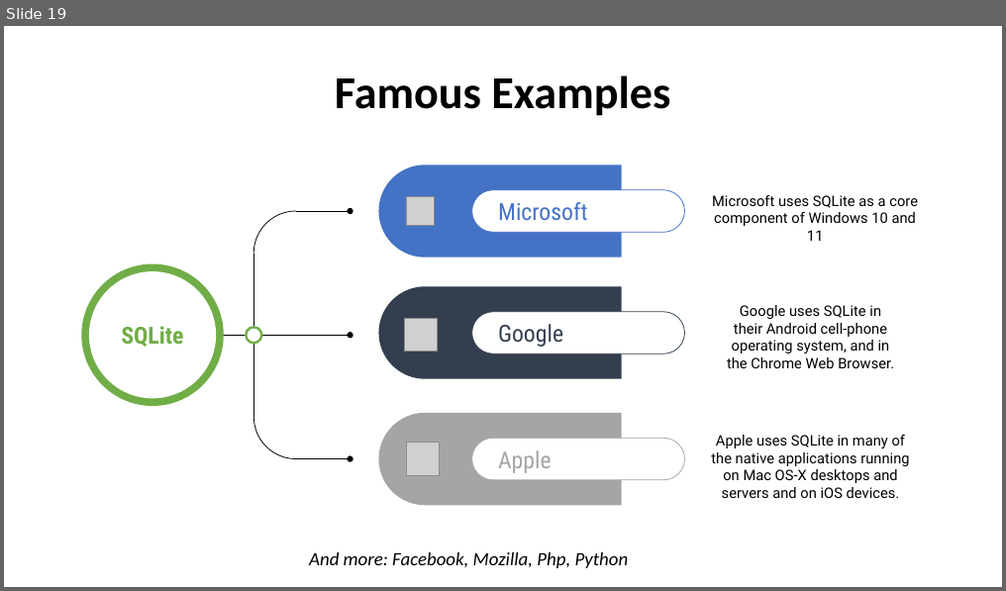
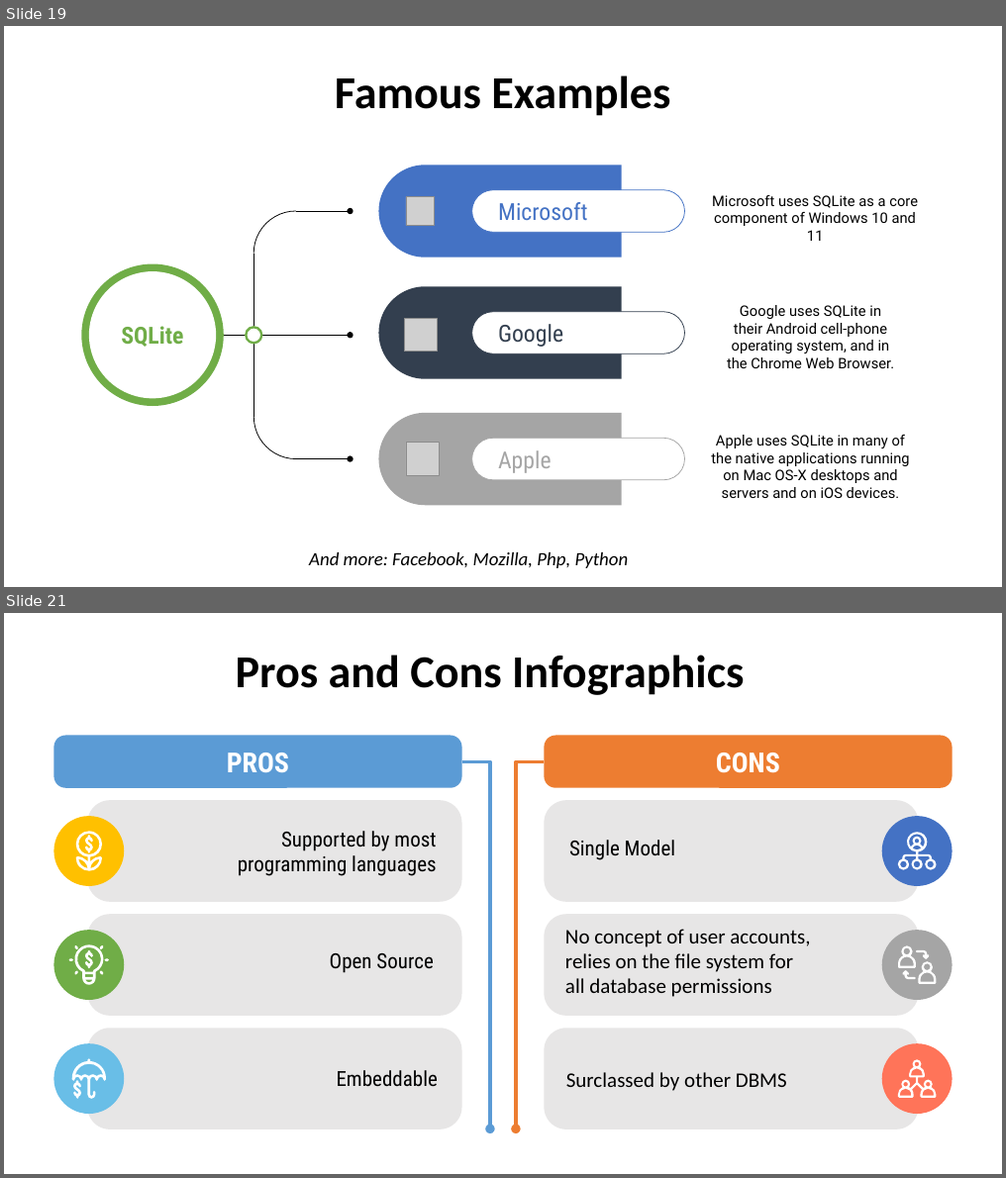
Before and after one commit to AntonioPirani/SQLiteProject, a slide deck: Presentation.pptx. Shown one above the other, each under a label of ours: slide 19 before the commit, slides 19 and 21 after it; the slides between them are not shown. The pictures are 1006x591 and 1006x1178 pixels, drawn with LibreOffice and Linux fonts; fonts in the diff are those of the drawing; grey boxes stand for pictures. Boxes give left, top, right and bottom in pixels: in the first picture for what was removed or moved away, otherwise in the second. Text is boxed around its words. In the diff, an @@ line names an element or a change of style, - is before the commit and + after.

```diff
--- a/Presentation.pptx
+++ b/Presentation.pptx
@@ slide 21 added at [4,613,1002,1174], background #FFFFFF @@
@@ title added at [236,655,744,695], 44 pt, text #000000, bold @@
+Pros and Cons Infographics
@@ group added at [54,735,952,1131]: 8 rounded rectangles, 6 texts, 6 ellipses, 2 elbow arrows @@
+Supported by most programming languages
+Open Source
+Embeddable
+Single Model
+No concept of user accounts,
+relies on the file system for
+all database permissions
+Surclassed by other DBMS
+PROS
+CONS
@@ freeform shape added at [76,832,102,871], fill #FFFFFF @@
@@ freeform shape added at [85,835,92,854], fill #FFFFFF @@
@@ freeform shape added at [898,833,936,870], fill #FFFFFF @@
@@ group added at [69,946,109,985]: 8 freeform shapes @@
@@ group added at [898,947,936,984]: 4 freeform shapes @@
@@ freeform shape added at [72,1059,106,1100], fill #FFFFFF @@
@@ freeform shape added at [73,1081,82,1100], fill #FFFFFF @@
@@ freeform shape added at [898,1059,936,1098], fill #FFFFFF @@
```
Also in this commit, not shown: 3 slides changed, 1 other slide added.
